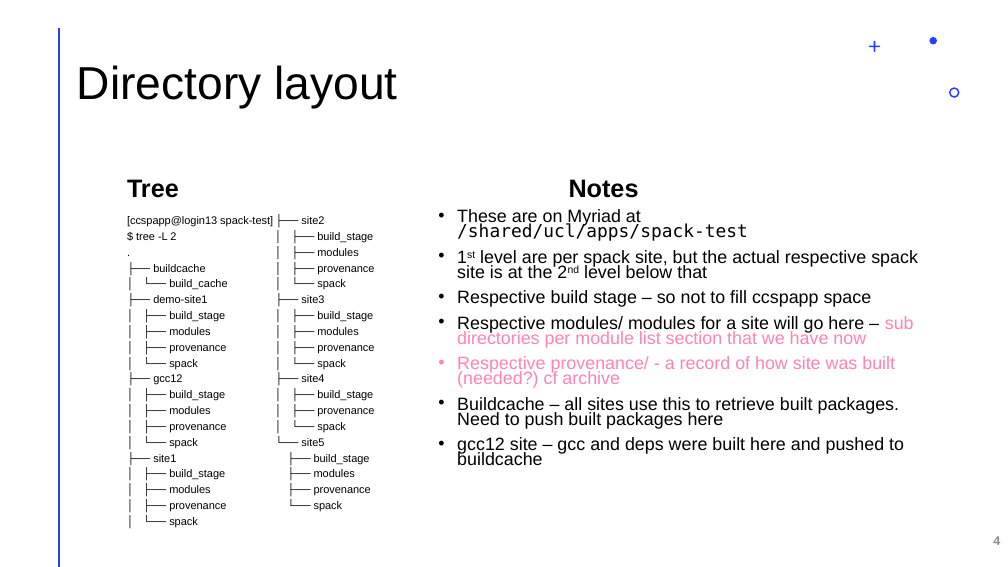
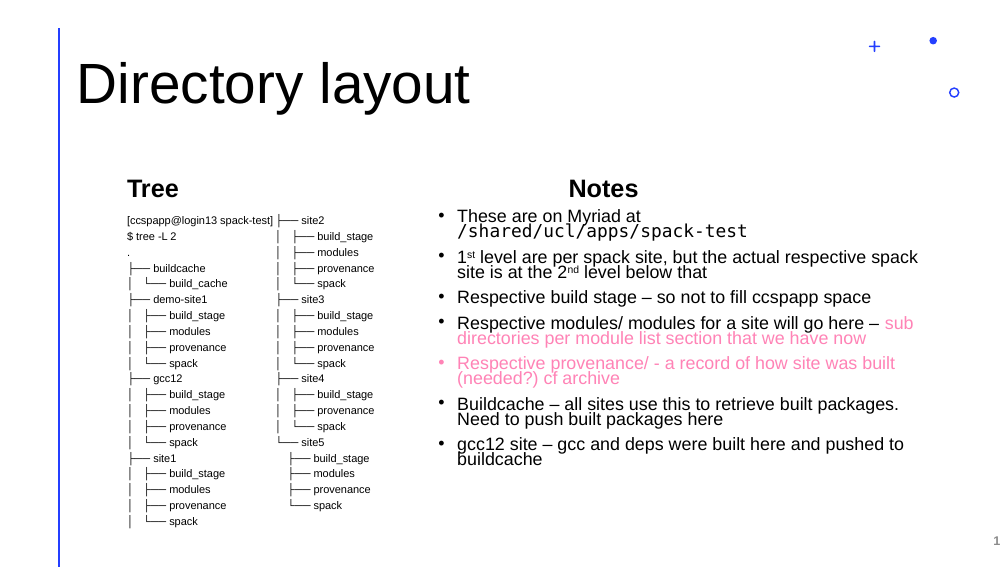
Before and after one commit to UCL-ARC/hpc-spack, a slide deck: slide 1 of spacksites/dev-notes/Gen Guide - 27 March 2023.pptx (slide 4 before the commit). Drawn at 1008x567 pixels with LibreOffice and Linux fonts; fonts in the diff are those of the drawing. Boxes give left, top, right and bottom in pixels: in the first picture for what was removed or moved away, otherwise in the second. Text is boxed around its words. In the diff, an @@ line names an element or a change of style, - is before the commit and + after.

Commit message:
Changes to last powerpoint

```diff
--- a/spacksites/dev-notes/Gen Guide - 27 March 2023.pptx
+++ b/spacksites/dev-notes/Gen Guide - 27 March 2023.pptx
@@ title "Directory layout" at (77,62,470,113): size 44 to 54 pt @@
@@ page number at (993,536,1000,545): text changed @@
-4
+1
```
